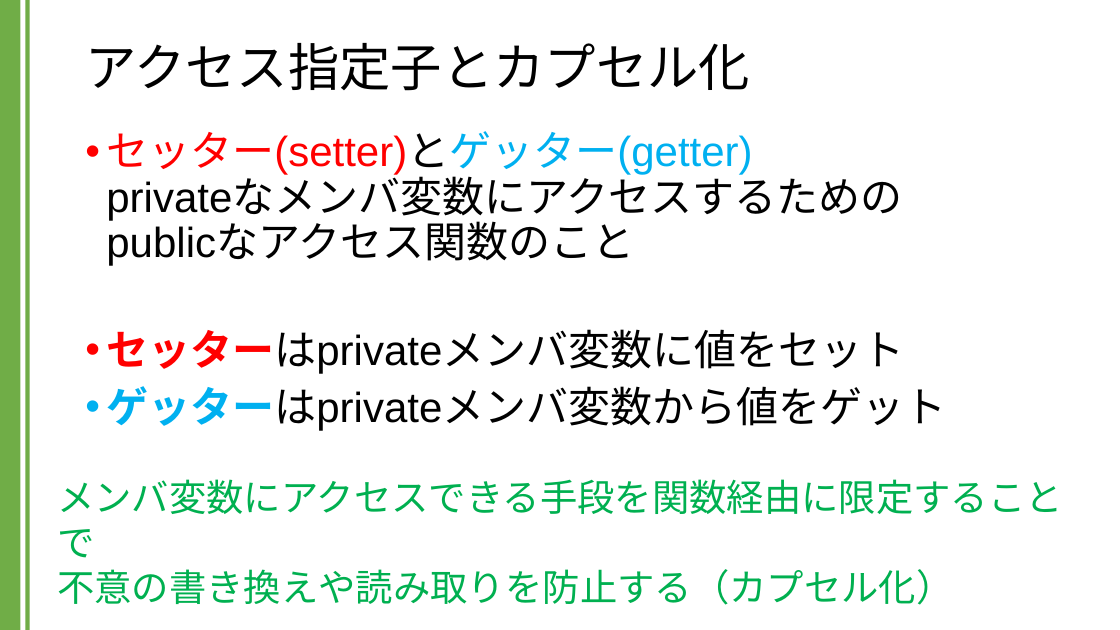
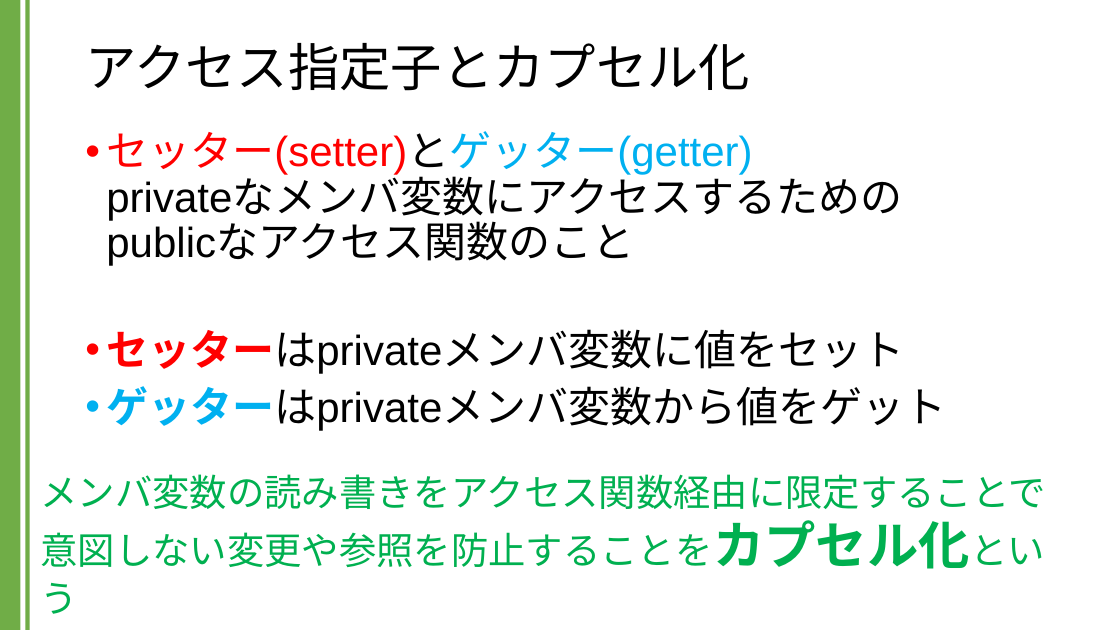
Before and after one commit to kic-murata/cpp2024, a slide deck: slide 19 of 授業資料/講義資料：アクセス指定子とカプセル化.pptx. Drawn at 1120x630 pixels with LibreOffice and Linux fonts; fonts in the diff are those of the drawing. Boxes give left, top, right and bottom in pixels: in the first picture for what was removed or moved away, otherwise in the second. Text is boxed around its words. In the diff, an @@ line names an element or a change of style, - is before the commit and + after.

```diff
--- a/授業資料/講義資料：アクセス指定子とカプセル化.pptx
+++ b/授業資料/講義資料：アクセス指定子とカプセル化.pptx
@@ text at (x1=40, y1=474, x2=1045, y2=569): text changed @@
-メンバ変数にアクセスできる手段を関数経由に限定することで
-不意の書き換えや読み取りを防止する（カプセル化）
+メンバ変数の読み書きをアクセス関数経由に限定することで
+意図しない変更や参照を防止することをカプセル化という
```
Also in this commit, not shown: 1 other slide changed, 1 slide added, 11 other files.
